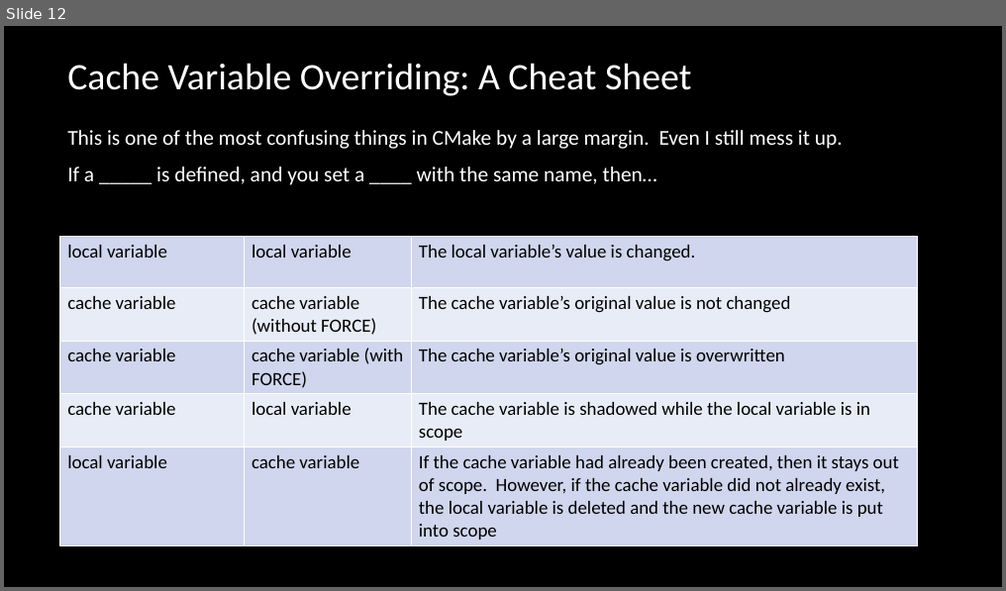
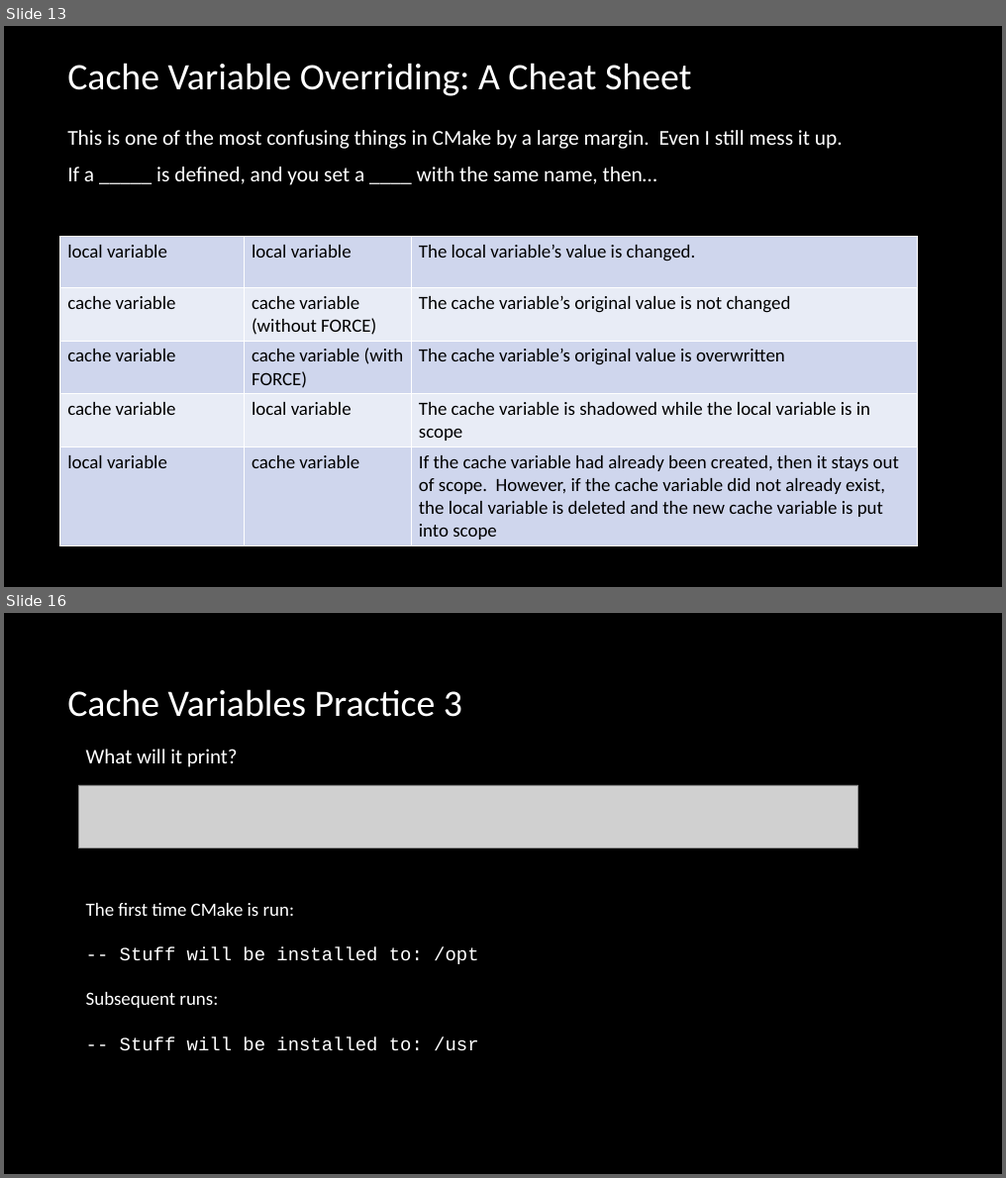
Before and after one commit to multiplemonomials/CMakeTraining, a slide deck: Session 2 - More Advanced CMake.pptx. Shown one above the other, each under a label of ours: slide 12 before the commit, slides 13 and 16 after it; the slides between them are not shown. The pictures are 1006x591 and 1006x1178 pixels, drawn with LibreOffice and Linux fonts; fonts in the diff are those of the drawing; grey boxes stand for pictures; background and template pictures are left out. Boxes give left, top, right and bottom in pixels: in the first picture for what was removed or moved away, otherwise in the second. Text is boxed around its words. In the diff, an @@ line names an element or a change of style, - is before the commit and + after.

```diff
--- a/Session 2 - More Advanced CMake.pptx
+++ b/Session 2 - More Advanced CMake.pptx
@@ slide 16 added at (4, 613, 1002, 1174), background picture (left out) @@
@@ title added at (67, 689, 462, 717), 36 pt, text #FFFFFF @@
+Cache Variables Practice 3
@@ text added at (86, 749, 238, 767), 20 pt, text #FFFFFF @@
+What will it print?
@@ picture added at (79, 785, 859, 848) @@
@@ text added at (86, 903, 478, 1052), 18 pt, text #FFFFFF @@
+The first time CMake is run:
+-- Stuff will be installed to: /opt
+Subsequent runs:
+-- Stuff will be installed to: /usr
@@ what was slide 12 is now slide 13 @@
```
Also in this commit, not shown: 1 slide changed, 3 other slides added, 1 other file.
